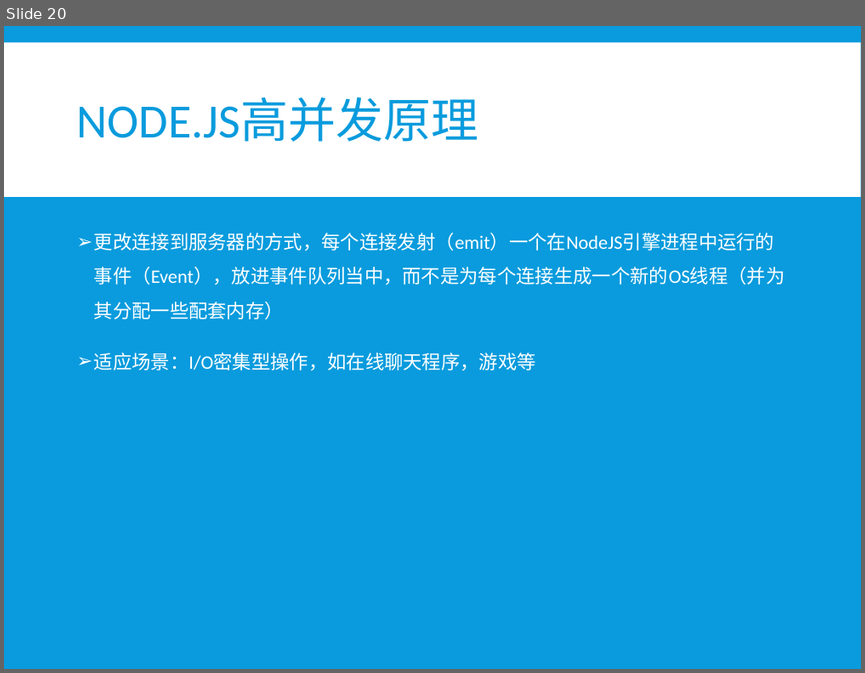
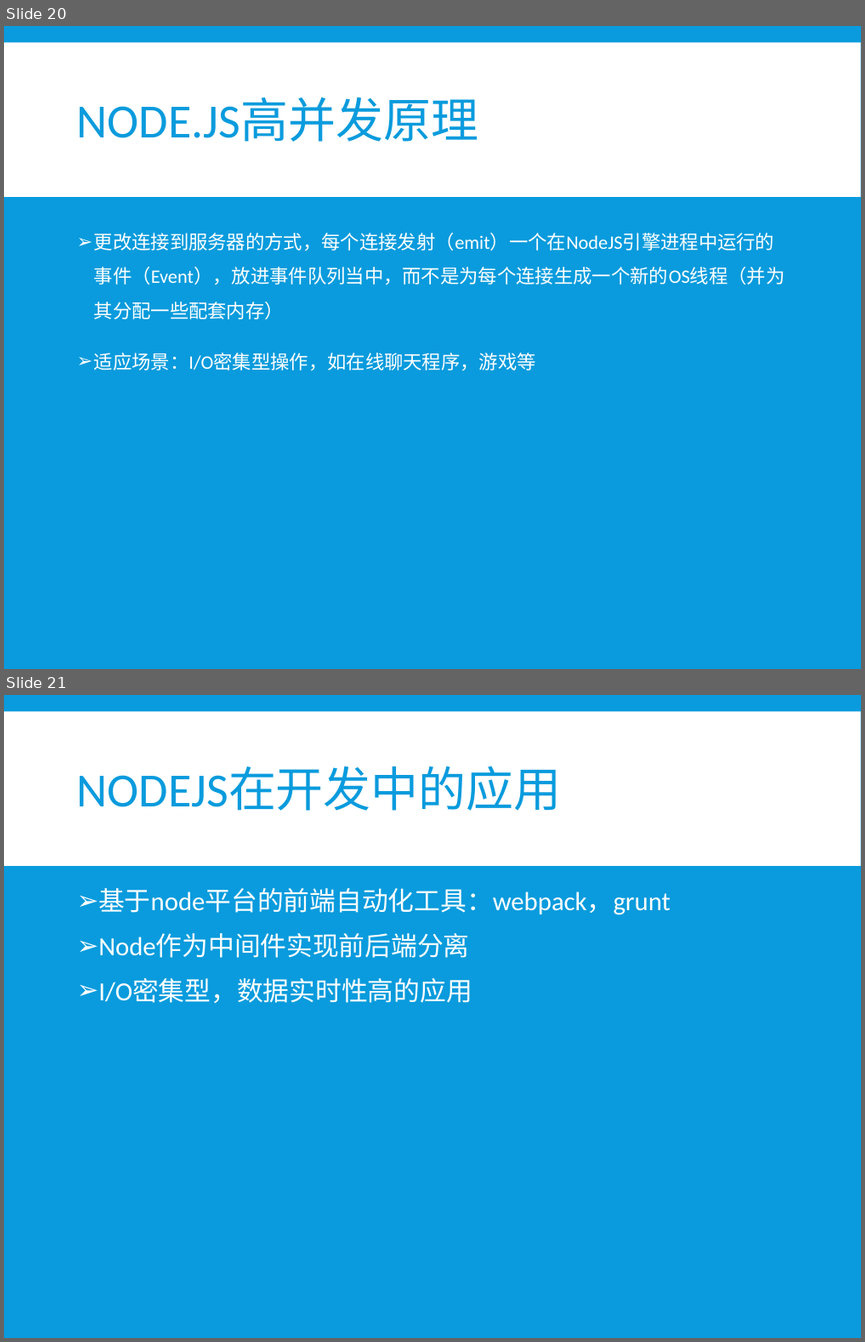
Before and after one commit to xiayu1986/webLearn, a slide deck: mix/技术分享/NODE技术分享.pptx. Shown one above the other, each under a label of ours: slide 20 before the commit, slides 20 and 21 after it. The pictures are 865x673 and 865x1342 pixels, drawn with LibreOffice and Linux fonts; fonts in the diff are those of the drawing. Boxes give left, top, right and bottom in pixels: in the first picture for what was removed or moved away, otherwise in the second. Text is boxed around its words. In the diff, an @@ line names an element or a change of style, - is before the commit and + after.

```diff
--- a/mix/技术分享/NODE技术分享.pptx
+++ b/mix/技术分享/NODE技术分享.pptx
@@ slide 21 added at [4,695,861,1338], background #099BDD; not listed: 1 template element that a slide beside it also shows @@
@@ title added at [77,766,562,811], 40 pt, text #099BDD @@
+NODEJS在开发中的应用
@@ text added at [98,888,670,1003], 22 pt, text #FFFFFF @@
+➢ 基于node平台的前端自动化工具：webpack，grunt
+➢ Node作为中间件实现前后端分离
+➢ I/O密集型，数据实时性高的应用
```
Also in this commit, not shown: 4 slides changed, 37 other files.
